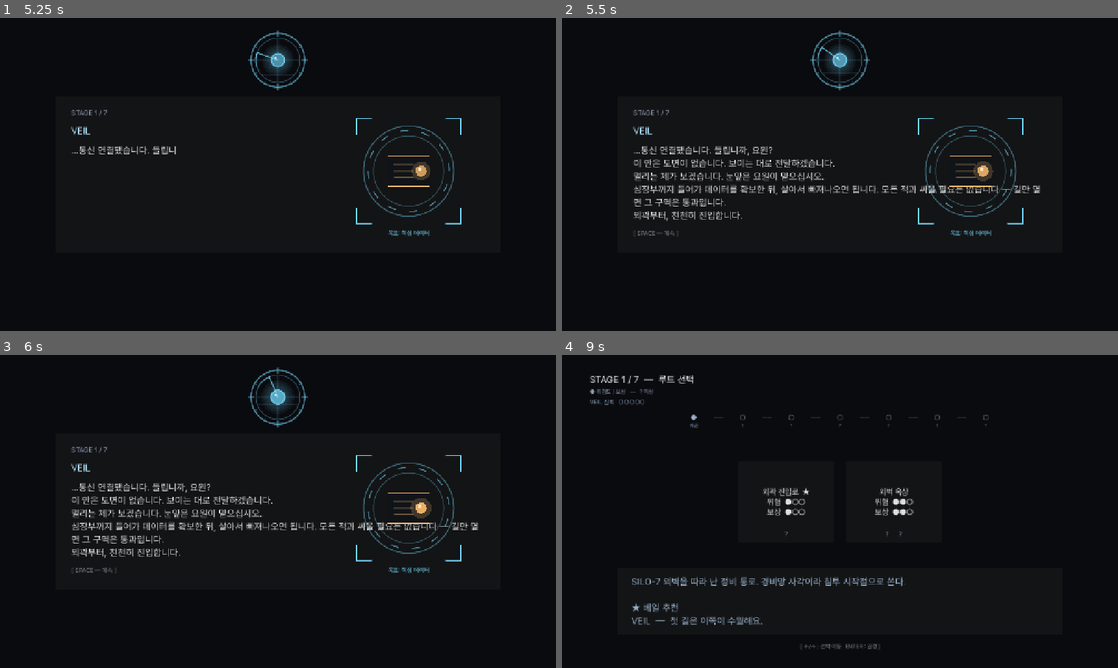
Above: before the commit, frames 1-4 (two rows, left to right).
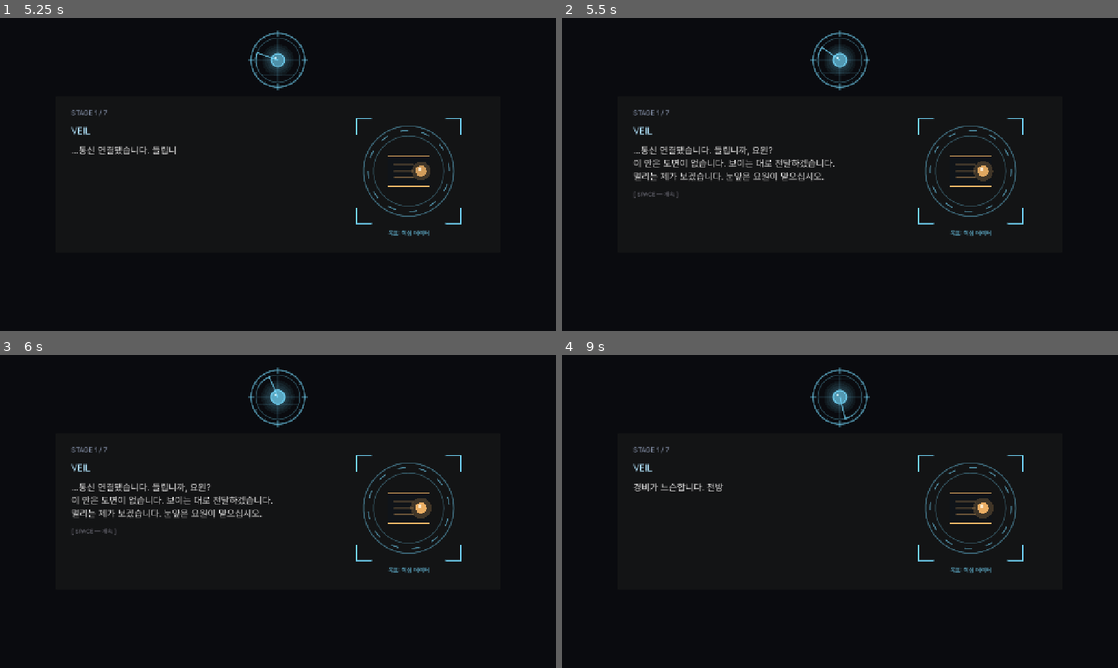
Above: after the commit, the same moments.

Repository: soomin007/EyesOnYou
Game: Godot game, scene res://scenes/main.tscn
Two runs of this game, one before a commit and one after it. Both use one fixed random seed, a clock stepped at 60 frames per second and the inputs below.
Inputs (mouse positions are in pixels of both pictures, inside the frame that each line leads up to):
- Up to frame 1 (5.25 s): click "게임 시작" at 0.5 s; click "일반 모드" at 1.25 s; click "바로 시작" at 2 s; tap Enter (ui_accept) at 2.75 s; move the mouse to (400, 158) at 2.77 s; press the mouse at (400, 158) at 2.78 s; hold D (move_right) 2.78-4.28 s; tap W (jump) at 3.02, 3.77 s; move the mouse to (166, 190) at 3.52 s; release the mouse at (166, 190) at 3.53 s; tap Shift (dash) at 3.6 s; move the mouse to (333, 105) at 4.27 s; hold A (move_left) 4.28-5.03 s; tap Space at 4.35 s; move the mouse to (250, 237) at 5.02 s; hold D (move_right) from 5.03 s (still down); tap Q at 5.1 s; click (250, 237) at 5.17 s
- Up to frame 2 (5.5 s): keep holding D (move_right); tap W (jump) at 5.27 s
- Up to frame 3 (6 s): keep holding D (move_right); move the mouse to (444, 558) at 5.77 s; tap E at 5.85 s
- Up to frame 4 (9 s): tap W (jump) at 6.02, 6.77, 8.27 s; move the mouse to (673, 464) at 6.52 s; release D (move_right) at 6.53 s; hold A (move_left) 6.53-7.28 s; tap J at 6.6 s; move the mouse to (867, 511) at 7.27 s; hold D (move_right) 7.28-8.03 s; tap K at 7.35 s; click (867, 511) at 7.42 s; move the mouse to (756, 433) at 8.02 s; hold A (move_left) from 8.03 s (still down); click (756, 433) at 8.1 s; move the mouse to (962, 495) at 8.77 s; tap Shift (dash) at 8.85 s

Frame 1 is identical in both runs. In frame 2, 1.4% of the frame differs, in the area x 12-86%, y 53-70%; in frame 3, 1.4%; in frame 4, 4.2%, in the area x 5-83%, y 4-95%.

Commit message:
fix(ui): 인트로 VEIL 목표 안내가 우측 아이콘과 겹침 — 다음 화면으로 분리
- 1차 반영에서 INTRO_VEIL에 추가한 목표·교전선택 문구가 줄 수를 늘려 우측 MissionVisual 목표
  아이콘과 겹쳤음(피드백). Briefing은 배열 원소마다 SPACE로 넘기는 별개 화면이라 한 화면(5줄)을
  두 화면(① 교신/시야 분담 3줄 ② 목표·교전선택·진입 3줄)으로 분리 → 검증된 안전 영역(≤4줄) 복귀
- 세션 로그(세션 2) 추가

Co-Authored-By: Claude Opus 4.8 (1M context) <noreply@anthropic.com>

Diff:
--- a/scripts/VeilDialogue.gd
+++ b/scripts/VeilDialogue.gd
@@ -71,9 +71,11 @@
 # 사용자가 무슨 내용인지 못 읽고 그냥 ENTER로 넘기던 문제(사용자 보고).
 const INTRO_SYSTEM: String = "침투 작전 — 보안 시설 SILO-7\n최종 목표: 시설 심장부 도달 → 데이터 회수 → 탈출\n도면 없음. 사전 정보 없음.\n현장 지원 AI: VEIL.\n작전명: PALIMPSEST"
 
-# 시스템 텍스트 직후 VEIL 첫 마디 — 한 화면(여러 줄)으로 묶음. 항상 초반(trust 0)이라 COLD 고정.
+# 시스템 텍스트 직후 VEIL 첫 마디. 두 화면으로 분리 — ① 교신/시야 분담, ② 목표·교전선택·진입.
+# (한 화면에 다 넣으면 줄 수가 늘어 우측 MissionVisual 목표 아이콘과 겹침 — 2026-06-23 피드백.) trust 0이라 COLD 고정.
 const INTRO_VEIL: Array[String] = [
-	"...통신 연결됐습니다. 들립니까, 요원?\n이 안은 도면이 없습니다. 보이는 대로 전달하겠습니다.\n멀리는 제가 보겠습니다. 눈앞은 요원이 맡으십시오.\n심장부까지 들어가 데이터를 확보한 뒤, 살아서 빠져나오면 됩니다. 모든 적과 싸울 필요는 없습니다 — 길만 열면 그 구역은 통과입니다.\n외곽부터, 천천히 진입합니다.",
+	"...통신 연결됐습니다. 들립니까, 요원?\n이 안은 도면이 없습니다. 보이는 대로 전달하겠습니다.\n멀리는 제가 보겠습니다. 눈앞은 요원이 맡으십시오.",
+	"심장부까지 들어가 데이터를 확보한 뒤, 살아서 빠져나오면 됩니다.\n모든 적과 싸울 필요는 없습니다 — 길만 열면 그 구역은 통과입니다.\n외곽부터, 천천히 진입합니다.",
 ]
 
 # 레벨업 fallback — 특정 추천(★)이 없을 때. 그래서 카드에 ★가 안 붙으니, 멘트도 "딱 집어줄 게
Not shown, changed: session_logs/2026-06-23.md
